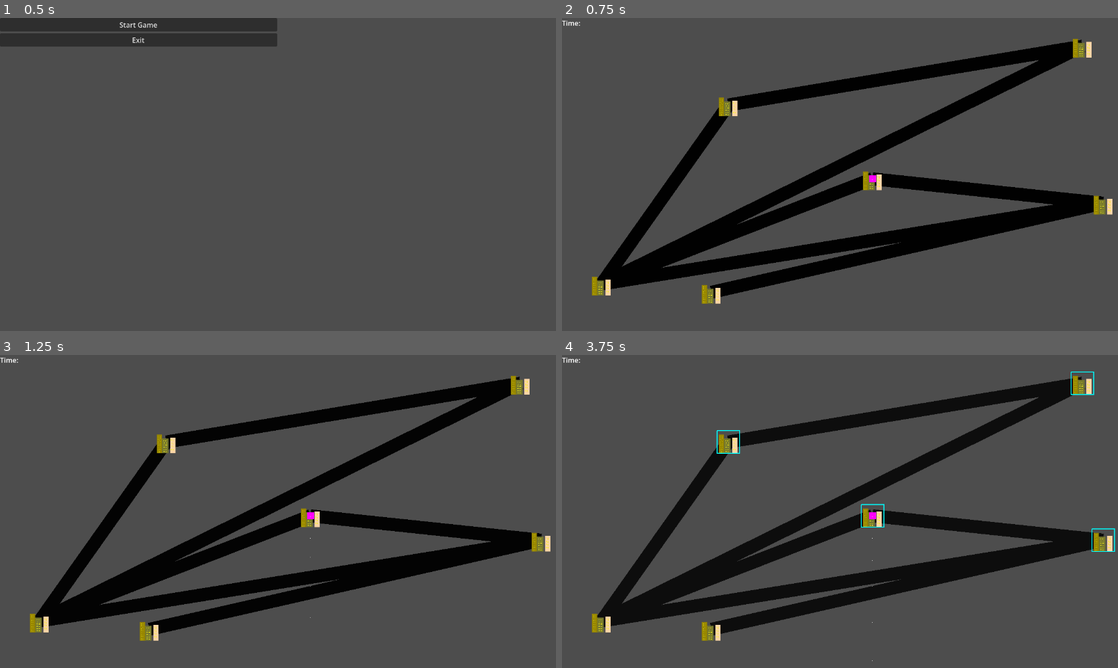
Above: before the commit, frames 1-4 (two rows, left to right).
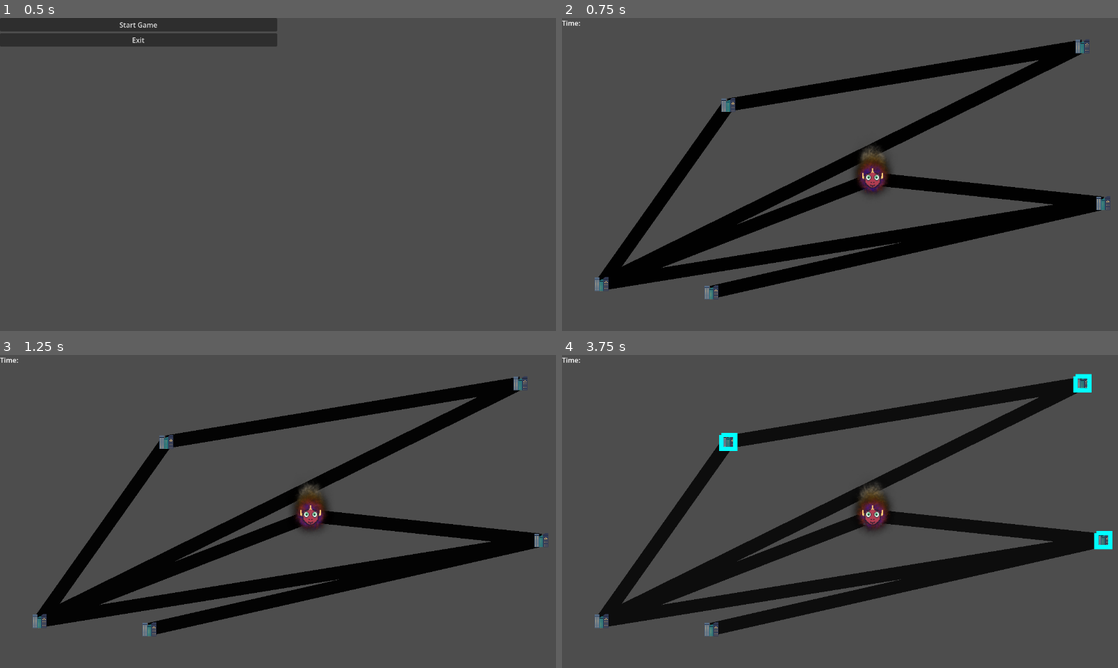
Above: after the commit, the same moments.

Repository: firefly2442/queble-game-jam
Game: Godot game, scene res://scenes/Main.tscn
The game is run twice, just before and just after one commit, with the same random seed, the same clock (stepped at 60 frames per second) and the same inputs.
Inputs (mouse positions are in pixels of both pictures, inside the frame that each line leads up to):
- Up to frame 1 (0.5 s): no input
- Up to frame 2 (0.75 s): click "Start Game" at 0.5 s
- Up to frame 3 (1.25 s): no input
- Up to frame 4 (3.75 s): drag from (1084, 386) to (728, 442) at 1.27 s; drag from (728, 442) to (1084, 386) at 2.02 s; tap Enter at 2.75 s; move the mouse to (873, 517) at 2.77 s; click (873, 517) at 2.92 s; tap Space (ui_select) at 3.5 s; drag from (1101, 542) to (728, 442) at 3.52 s

Frame 1 is identical in both runs. In frame 2, 1.6% of the frame differs, in the area x 5-99%, y 6-92%; in frame 3, 1.6%; in frame 4, 1.9%, in the area x 5-100%, y 5-98%.

Commit message:
feat: add dragon and fire particles

Diff:
--- a/project.godot
+++ b/project.godot
@@ -35,6 +35,14 @@
 window/size/viewport_height=720
 window/stretch/mode="viewport"
 
+[file_customization]
+
+folder_colors={
+"res://images/": "green",
+"res://scenes/": "blue",
+"res://scripts/": "red"
+}
+
 [input]
 
 ui_select={
--- a/scenes/entities/City.tscn
+++ b/scenes/entities/City.tscn
@@ -4,11 +4,10 @@
 [ext_resource type="Texture2D" uid="uid://ssbas5q7mnuq" path="res://images/City.png" id="2_kkk8u"]
 
 [sub_resource type="RectangleShape2D" id="RectangleShape2D_kkk8u"]
-size = Vector2(215, 220)
+size = Vector2(32.000008, 32.000008)
 
 [node name="City" type="Node2D" unique_id=1038973649]
 z_index = 1
-scale = Vector2(0.2, 0.2)
 script = ExtResource("1_3st74")
 
 [node name="Sprite2D" type="Sprite2D" parent="." unique_id=1050392816]
@@ -18,7 +17,7 @@
 [node name="Area2D" type="Area2D" parent="." unique_id=1227494458]
 
 [node name="CollisionShape2D" type="CollisionShape2D" parent="Area2D" unique_id=1644486414]
-position = Vector2(-2.4999948, 19.999977)
+position = Vector2(0, -8.34465e-07)
 scale = Vector2(0.9999998, 0.9999998)
 shape = SubResource("RectangleShape2D_kkk8u")
 
--- a/scenes/entities/Dragon.tscn
+++ b/scenes/entities/Dragon.tscn
@@ -1,21 +1,56 @@
 [gd_scene format=3 uid="uid://lh3txbxrchpu"]
 
 [ext_resource type="Script" uid="uid://b0b7qkfcya80a" path="res://scripts/entities/Dragon.gd" id="1_32ss0"]
-[ext_resource type="Texture2D" uid="uid://b0yr8ih8tlyn7" path="res://images/pink_box.png" id="2_hdp4x"]
+[ext_resource type="Texture2D" uid="uid://x3c2d1mofon" path="res://images/Dragon.png" id="2_32ss0"]
+[ext_resource type="Texture2D" uid="uid://b8p2v65v1v5xl" path="res://images/particle/fire_02.png" id="3_hdp4x"]
+
+[sub_resource type="Curve" id="Curve_hdp4x"]
+_limits = [-1.0, 1.0, 0.0, 1.0]
+_data = [Vector2(0.0026315786, 0.043622613), 0.0, 0.0, 0, 0, Vector2(0.98097825, 0.19486034), 0.0, 0.0, 0, 0]
+point_count = 2
+
+[sub_resource type="CurveTexture" id="CurveTexture_6va4p"]
+curve = SubResource("Curve_hdp4x")
+
+[sub_resource type="Gradient" id="Gradient_33neo"]
+offsets = PackedFloat32Array(0.0035063114, 0.14936887, 0.5, 1)
+colors = PackedColorArray(0.02745098, 0.015686275, 0.7019608, 0.49019608, 1, 0.32941177, 0.2, 1, 0.72207314, 0.51229197, 0.12121656, 1, 1, 1, 1, 0)
+
+[sub_resource type="GradientTexture1D" id="GradientTexture1D_06ert"]
+gradient = SubResource("Gradient_33neo")
+
+[sub_resource type="ParticleProcessMaterial" id="ParticleProcessMaterial_c5a0m"]
+particle_flag_disable_z = true
+emission_shape = 1
+emission_sphere_radius = 1.0
+angle_min = 1.0728835e-05
+angle_max = 360.00003
+angular_velocity_curve = SubResource("CurveTexture_6va4p")
+gravity = Vector3(0, -250, 0)
+scale_min = 0.25
+scale_max = 0.25
+color_ramp = SubResource("GradientTexture1D_06ert")
 
 [sub_resource type="CircleShape2D" id="CircleShape2D_6va4p"]
-radius = 8.0
+radius = 18.5
 
 [node name="Dragon" type="Node2D" unique_id=890909988]
 z_index = 2
+scale = Vector2(1.5, 1.5)
 script = ExtResource("1_32ss0")
 
+[node name="GPUParticles2D" type="GPUParticles2D" parent="." unique_id=1110085450]
+scale = Vector2(0.5, 0.5)
+amount = 32
+texture = ExtResource("3_hdp4x")
+lifetime = 0.65
+preprocess = 1.0
+process_material = SubResource("ParticleProcessMaterial_c5a0m")
+
 [node name="Sprite2D" type="Sprite2D" parent="." unique_id=765123552]
-texture = ExtResource("2_hdp4x")
+texture = ExtResource("2_32ss0")
 
 [node name="Area2D" type="Area2D" parent="." unique_id=1330865980]
 
 [node name="CollisionShape2D" type="CollisionShape2D" parent="Area2D" unique_id=464553924]
 shape = SubResource("CircleShape2D_6va4p")
-
-[node name="CPUParticles2D" type="CPUParticles2D" parent="." unique_id=1318990463]
Binary file changed: images/City.png
Binary file added: images/Dragon.png
Not shown, added: images/Dragon.png.import
Binary file added: images/particle/fire_02.png
Not shown, added: images/particle/fire_02.png.import
Not shown, changed: README.md
Not shown, added: images/City.pxo
Not shown, added: images/Dragon.pxo
Not shown, added: images/palettes/pico-8.pal
Not shown, added: images/palettes/sweetie-16.pal
